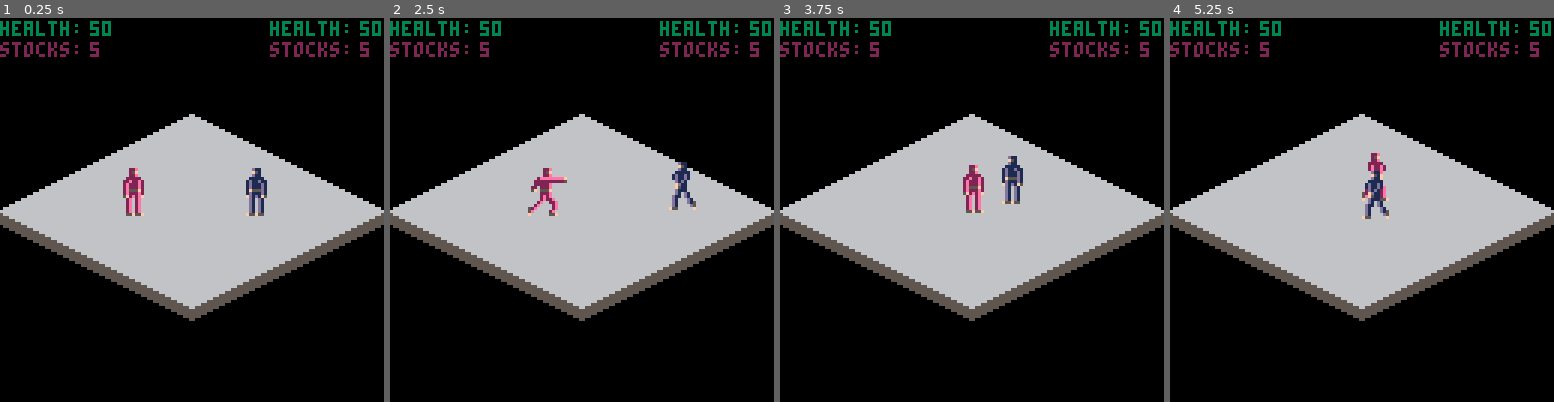
Above: before the commit, frames 1-4 (left to right).
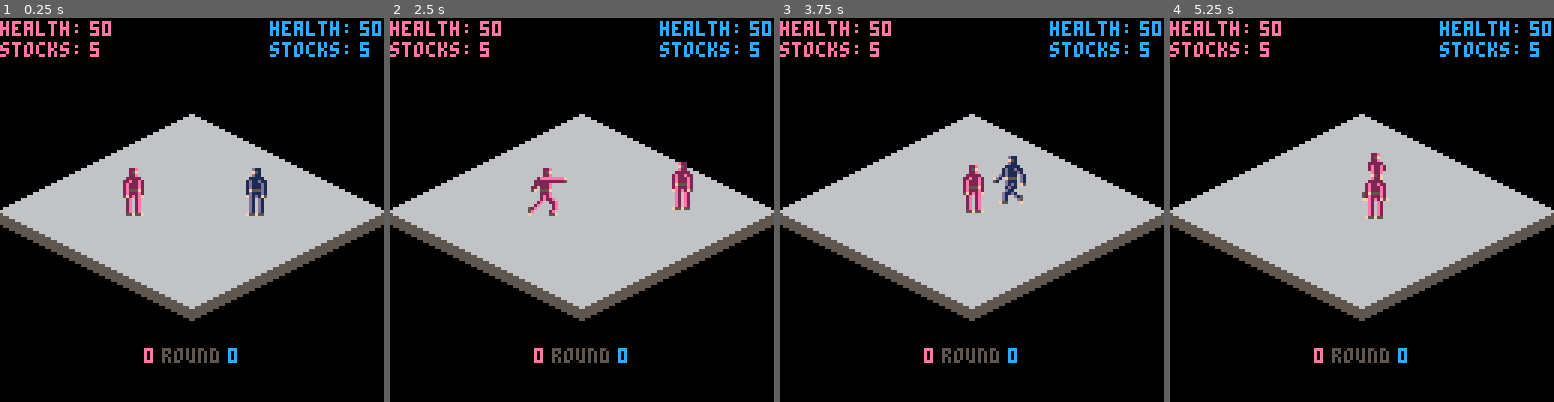
Above: after the commit, the same moments.

Repository: Trifectuh/Fantasy-Console-Projects
Game: PICO-8 cartridge isofight.p8
Two runs of this game, one before a commit and one after it. Both use one fixed random seed, a clock stepped at 60 frames per second and the inputs below.
Inputs:
- Up to frame 1 (0.25 s): no input
- Up to frame 2 (2.5 s): tap O (Z key) at 0.33, 0.7, 1.43, 2.22 s; tap X (X key) at 1.07, 2.07, 2.4 s; hold Left 1.97-2.37 s; hold P2 Right 1.97-2.37 s; hold Down from 2.42 s (still down); hold P2 Up from 2.42 s (still down)
- Up to frame 3 (3.75 s): tap X (X key) every 0.33 s from 2.73 to 3.73 s; release Down at 2.82 s; release P2 Up at 2.82 s; hold Right 2.87-3.53 s; hold P2 Left 2.87-3.53 s; tap O (Z key) at 3.1 s; hold Up from 3.58 s (still down); hold P2 Down from 3.58 s (still down)
- Up to frame 4 (5.25 s): tap O (Z key) at 3.98, 4.87 s; tap X (X key) every 0.33 s from 4.07 to 5.07 s; release Up at 4.08 s; release P2 Down at 4.08 s; hold Right 4.13-4.53 s; hold P2 Left 4.13-4.53 s; hold Down 4.58-5.08 s; hold P2 Up 4.58-5.08 s; hold Left from 5.13 s (still down); hold P2 Right from 5.13 s (still down)

The runs differ from the first frame. In frame 1, 2.3% of the frame differs, in the area x 0-100%, y 0-90%; in frame 2, 2.8%; in frame 3, 2.6%; in frame 4, 2.8%.

Commit message:
best-of-3 format, team colors, block animations

Diff:
--- a/isofight.p8
+++ b/isofight.p8
@@ -7,6 +7,9 @@
  restarttimer=nil
  firstrun=true
 	num_players=2
+ countround=true
+ p1roundwins=0
+ p2roundwins=0
  --player 1
 	p={{id=1,
      --stuff that gets rendered
@@ -15,6 +18,7 @@
      height=2,
      idlespr=0,
      walkspr={2,0,4,6},
+     blockspr=12,
      drc=false,
      x=36,
      y=50,
@@ -45,6 +49,7 @@
      height=2,
      idlespr=32,
      walkspr={34,32,36,38},
+     blockspr=44,
      drc=true,
      x=78,
      y=50,
@@ -81,15 +86,30 @@
  end
 end
 
-function victory(c)
+function victory()
+ if winner()==p[1] and countround==true then
+  countround=false
+  p1roundwins+=1
+ elseif winner()==p[2] and countround==true then
+  countround=false
+  p2roundwins+=1
+ end
  if winner()==p[1] then
-  cls()
-  print('player 1 wins!',36,40,8)
-  print('press (a) to run it back',20,60,8)
+  if p1roundwins<2 then
+   print('k.o! pink dad won the round!',10,40,14)
+   print('press (a) to continue',23,60,14)
+  else
+   print('player 1 wins!',36,40,14)
+   print('press (a) to run it back',20,60,14)
+  end
  elseif winner()==p[2] then
-  cls()
-  print('player 2 wins!',36,40,8)
-  print('press (a) to run it back',20,60,8)
+  if p2roundwins<2 then
+   print('k.o! blue dad won the round!',10,40,12)
+   print('press (a) to continue',23,60,12)
+  else
+   print('player 2 wins!',36,40,12)
+   print('press (a) to run it back',20,60,12)
+  end
  end
 end
 
@@ -104,20 +124,20 @@
    attacks(c)
    face()
   end
- else
-  restart()
+ elseif p1roundwins<2
+  and p2roundwins<2 then
+  softrestart()
+ else fullrestart()
  end
 end
 
 function _draw()
 	cls()
- if winner()==p[1] then
-  victory(p[1])
- elseif winner()==p[2] then
-  victory(p[2])
- else
-  drawui()
-	 drawz() end
+ if winner()==p[1] or winner()==p[2] then
+  victory()
+ else
+	 drawz()
+  drawui() end
  if firstrun then
   respawn(p[1])
   respawn(p[2])
@@ -125,7 +145,22 @@
  end
 end
 
-function restart()
+function softrestart()
+ if restarttimer==nil then
+  restarttimer=60
+ elseif restarttimer>0 then
+  restarttimer-=1
+ elseif btn(4,0) or btn(4,1) then
+  p[1].status.hp=50
+  p[1].status.stocks=5
+  p[2].status.hp=50
+  p[2].status.stocks=5
+  firstrun=true
+  countround=true
+ end
+end
+
+function fullrestart()
  if restarttimer==nil then
   restarttimer=60
  elseif restarttimer>0 then
@@ -136,14 +171,17 @@
 end
 
 function drawui()
- print('health: ',0,1,3)
- print(p[1].status.hp,30,1,3)
- print('stocks: ',0,8,2)
- print(p[1].status.stocks,30,8,2)
- print('health: ',90,1,3)
- print(p[2].status.hp,120,1,3)
- print('stocks: ',90,8,2)
- print(p[2].status.stocks,120,8,2)
+ print('health: ',0,1,14)
+ print(p[1].status.hp,30,1,14)
+ print('stocks: ',0,8,14)
+ print(p[1].status.stocks,30,8,14)
+ print('health: ',90,1,12)
+ print(p[2].status.hp,120,1,12)
+ print('stocks: ',90,8,12)
+ print(p[2].status.stocks,120,8,12)
+ print(p1roundwins,48,110,14)
+ print('round',54,110,5)
+ print(p2roundwins,76,110,12)
 end
 
 function drawz()
@@ -418,12 +456,15 @@
     if op.x<c.x and btn(0,opctrl) then
      op.halt=true
      op.blocking=true
+     op.activespr=op.blockspr
     elseif op.x>c.x and btn(1,opctrl) then
      op.halt=true
      op.blocking=true
+     op.activespr=op.blockspr
     end
   else
    op.blocking=false
+   op.activespr=op.walkspr[0]
    op.halt=false
   end
   if c.framecounter>=m.a[1]+m.r[1] then
Not shown, changed: 32 lines of the sprite sheet (__gfx__) section of isofight.p8
